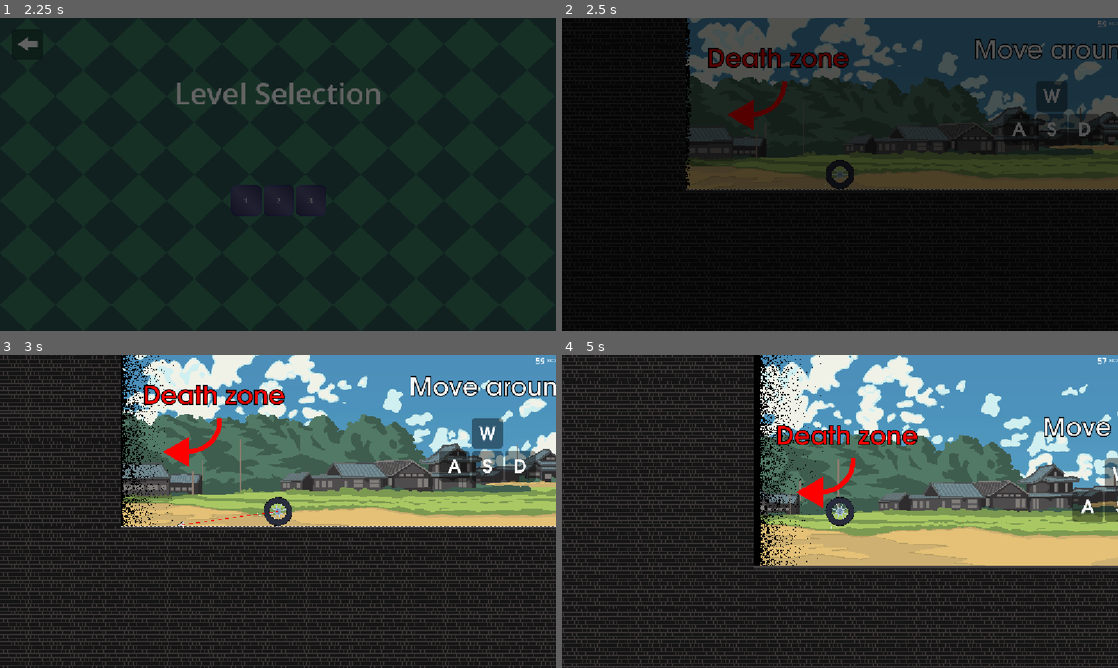
Above: before the commit, frames 1-4 (two rows, left to right).
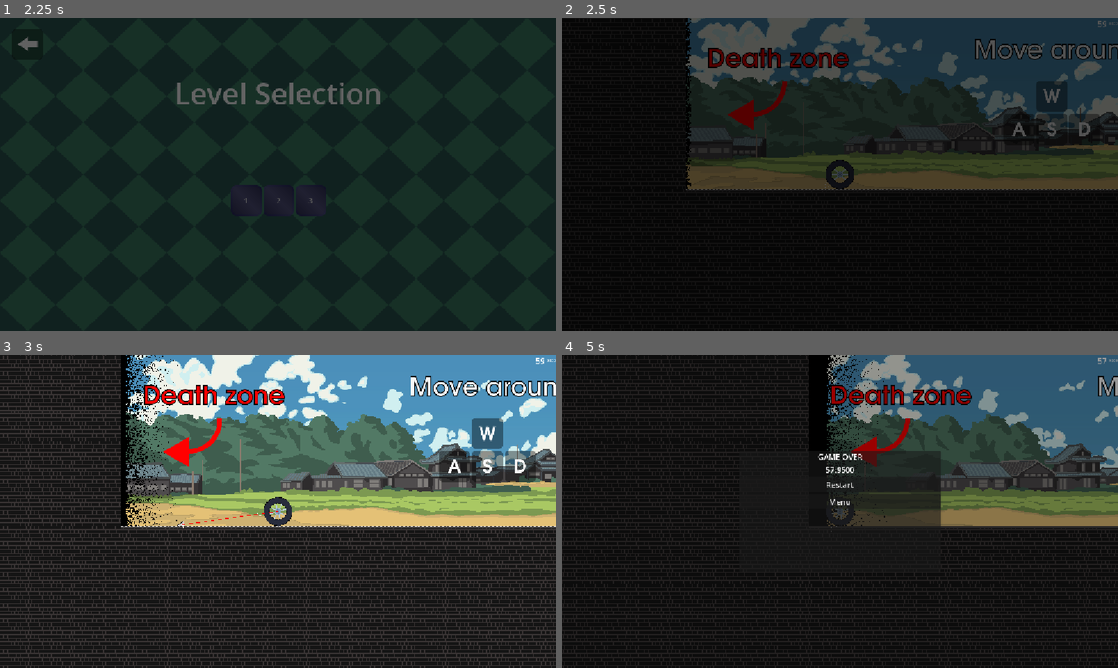
Above: after the commit, the same moments.

Repository: yibist/countDown
Game: Godot game, scene res://scenes/main.tscn
Two runs of this game, one before a commit and one after it. Both use one fixed random seed, a clock stepped at 60 frames per second and the inputs below. Sound files missing from this copy of the repository are replaced by a short silence.
Inputs (mouse positions are in pixels of both pictures, inside the frame that each line leads up to):
- Up to frame 1 (2.25 s): click "Start" at 0.5 s; move the mouse to (400, 158) at 1.27 s; hold D (moveRight) 1.28-2 s; tap Shift (dash) at 1.35 s; tap Space (jump) at 1.52 s; click "1" at 2 s
- Up to frame 2 (2.5 s): no input
- Up to frame 3 (3 s): move the mouse to (166, 527) at 2.77 s; hold D (moveRight) from 2.78 s (still down); click (166, 527) at 2.85 s
- Up to frame 4 (5 s): tap Space (jump) at 3.02, 4.52 s; move the mouse to (895, 442) at 3.52 s; release D (moveRight) at 3.53 s; hold A (moveLeft) 3.53-4.28 s; tap E (ungraple) at 3.6 s; move the mouse to (812, 574) at 4.27 s; hold D (moveRight) from 4.28 s (still down); tap Shift (dash) at 4.35 s

Frame 1 is identical in both runs. In frame 2, 0.1% of the frame differs, in the area x 22-24%, y 0-55%; in frame 3, 1.2%; in frame 4, 57%, in the area x 0-100%, y 0-100%.

Commit message:
slows down win area

Diff:
--- a/scripts/loseArea.gd
+++ b/scripts/loseArea.gd
@@ -39,7 +39,7 @@
 			growthProgress = 1.0
 			isGrowing = false
 
-		var easedProgress: float = (exp(growthProgress * 5.0) - 1.0) / (exp(5.0) - 1.0)
+		var easedProgress: float = (exp(growthProgress * 3.0) - 1.0) / (exp(3.0) - 1.0)
 		var currentWidth: float = startWidth + (levelLength - startWidth) * easedProgress
 
 		$CollisionShape2D.shape.size.x = currentWidth
